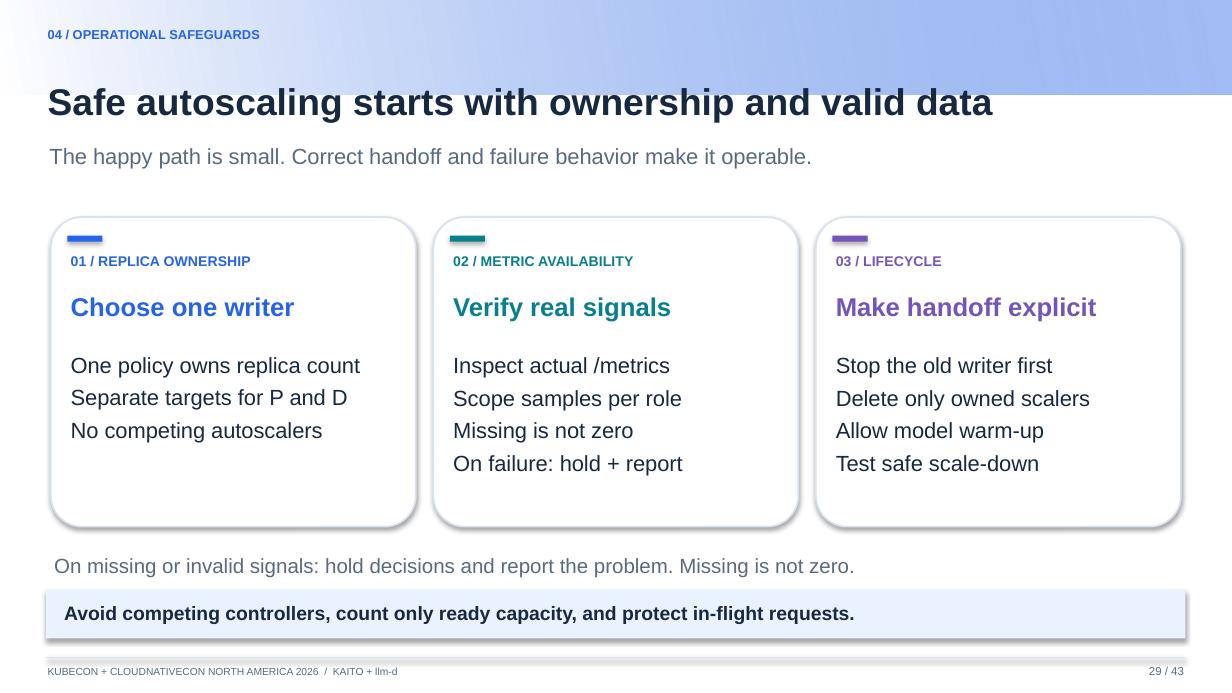
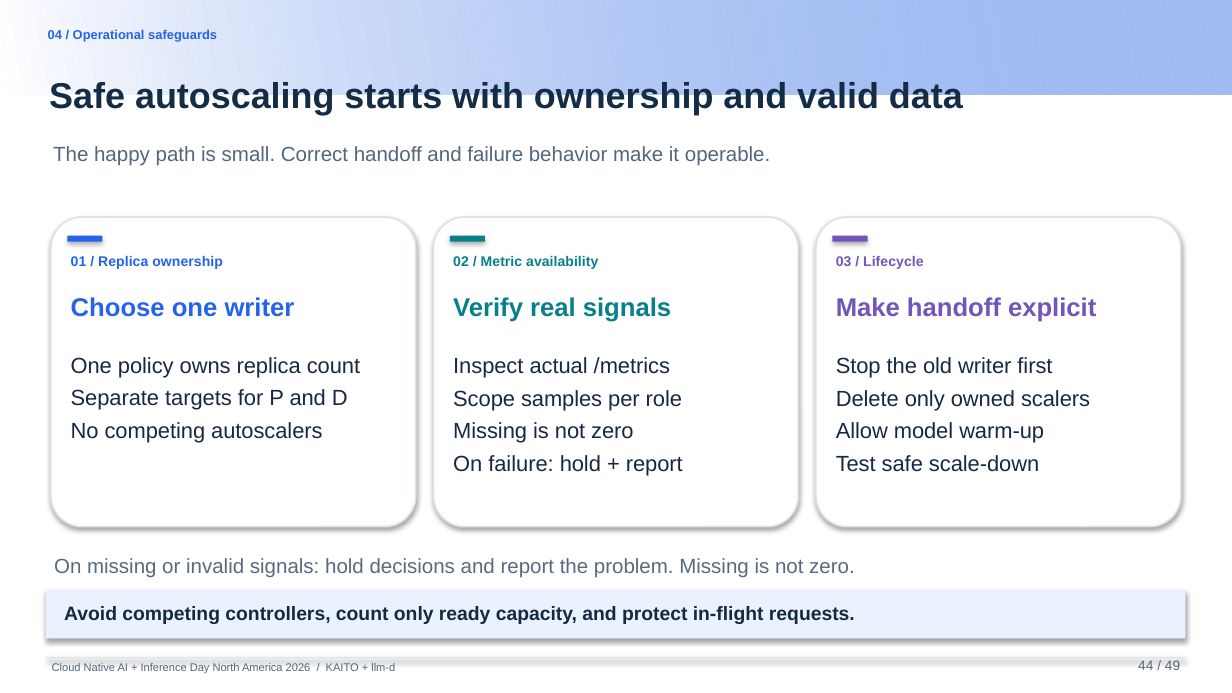
Before and after one commit to andyzhangx/demo, a slide deck: slide 44 of llm/pd-disaggregation/kubecon-na-2026-pd-disaggregation-kaito-llmd.pptx. Drawn at 1232x693 pixels with LibreOffice and Linux fonts; fonts in the diff are those of the drawing; background and template pictures are left out. Boxes give left, top, right and bottom in pixels: in the first picture for what was removed or moved away, otherwise in the second. Text is boxed around its words. In the diff, an @@ line names an element or a change of style, - is before the commit and + after.

```diff
--- a/llm/pd-disaggregation/kubecon-na-2026-pd-disaggregation-kaito-llmd.pptx
+++ b/llm/pd-disaggregation/kubecon-na-2026-pd-disaggregation-kaito-llmd.pptx
@@ text at (48,29,217,42): text changed @@
-04 / OPERATIONAL SAFEGUARDS
+04 / Operational safeguards
@@ text "Safe autoscaling starts with ownership ..." at (49,82,963,115): size 21.8 to 21 pt, text colour #172941 to #142C46 @@
@@ text "The happy path is small. ..." at (53,146,770,166): size 12.8 to 12 pt, text colour #586A80 to #52677D @@
@@ text at (71,256,223,269): text changed @@
-01 / REPLICA OWNERSHIP
+01 / Replica ownership
@@ text at (453,256,598,269): text changed @@
-02 / METRIC AVAILABILITY
+02 / Metric availability
@@ text at (836,256,923,269): text changed @@
-03 / LIFECYCLE
+03 / Lifecycle
@@ text at (52,663,395,673): text changed; size 6 to 6.5 pt; text colour #586A80 to #52677D @@
-KUBECON + CLOUDNATIVECON NORTH AMERICA 2026 / KAITO + llm-d
+Cloud Native AI + Inference Day North America 2026 / KAITO + llm-d
@@ text added at (1138,660,1180,670), 8 pt, text #52677D @@
+44 / 49
@@ text removed at (1149,667,1184,675) @@
-29 / 43
```
Also in this commit, not shown: 40 other slides changed, 7 slides added, 7 slides removed.
